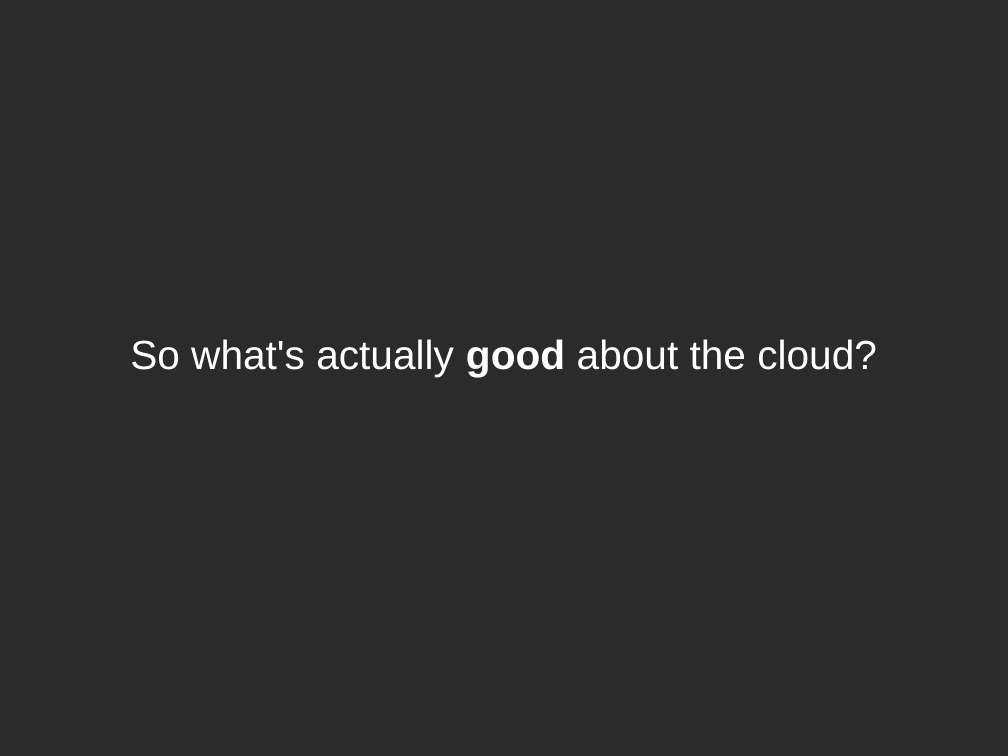
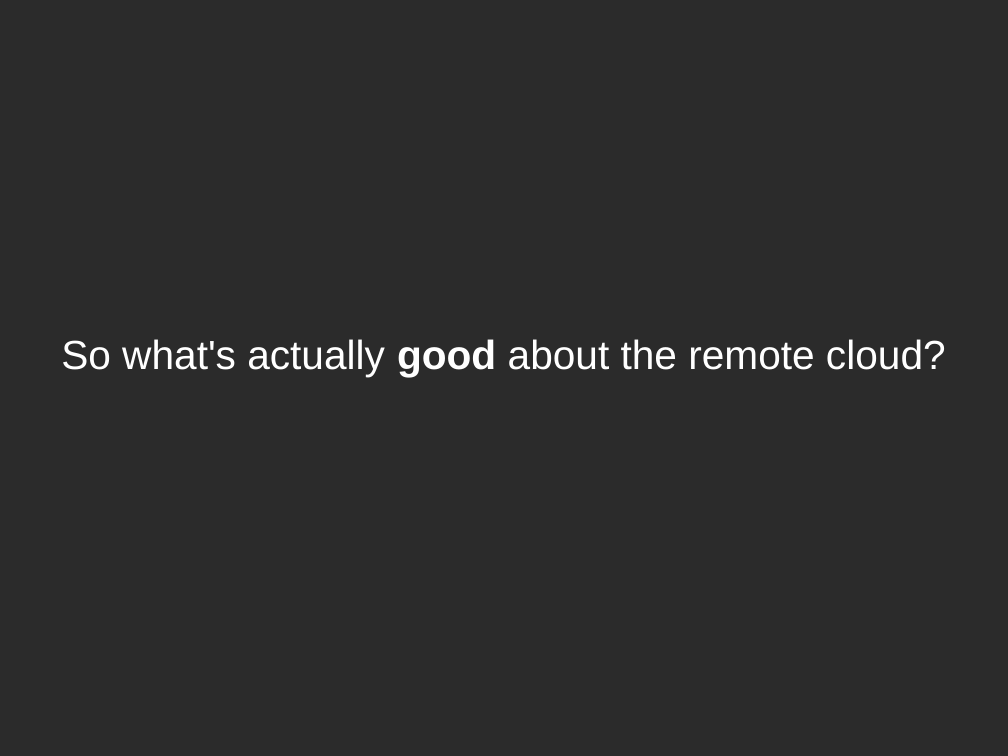
Before and after one commit to ruebot/SuperConference-2011---Cloud-computing, a slide deck: slide 18 of sc-2011-local-clouds.odp. Drawn at 1008x756 pixels with LibreOffice and Linux fonts; fonts in the diff are those of the drawing; background and template pictures are left out; a plain dark background stands for a picture behind light text. Boxes give left, top, right and bottom in pixels: in the first picture for what was removed or moved away, otherwise in the second. Text is boxed around its words. In the diff, an @@ line names an element or a change of style, - is before the commit and + after.

Commit message:
Fleshed out what's good. Looked a bit alarmed at nruest's slide changes, but we'll roll with it.

```diff
--- a/sc-2011-local-clouds.odp
+++ b/sc-2011-local-clouds.odp
@@ subtitle at (x1=61, y1=339, x2=946, y2=376): text changed @@
-So what's actually good about the cloud?
+So what's actually good about the remote cloud?
```
Also in this commit, not shown: 1 slide added.
